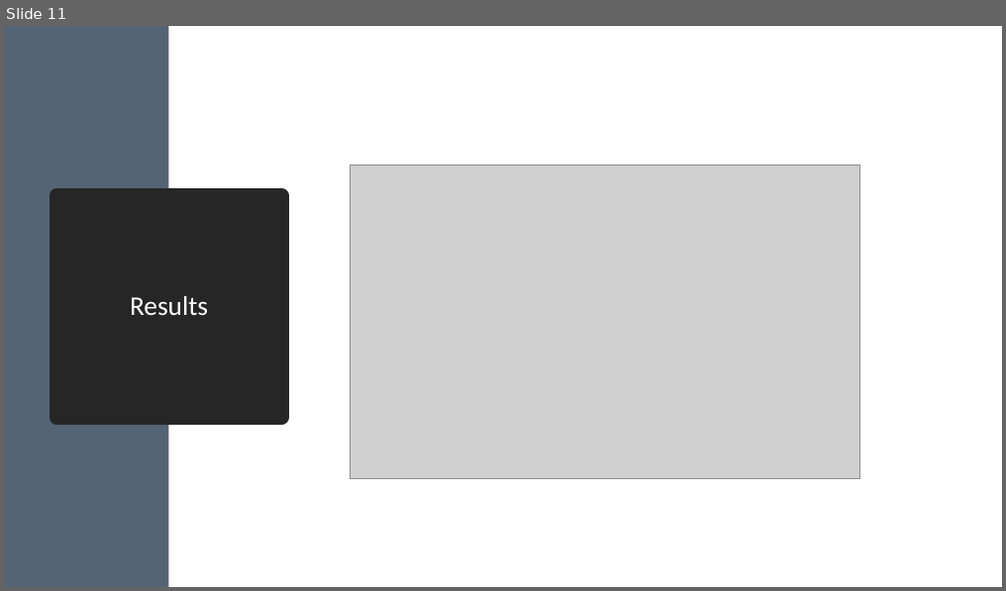
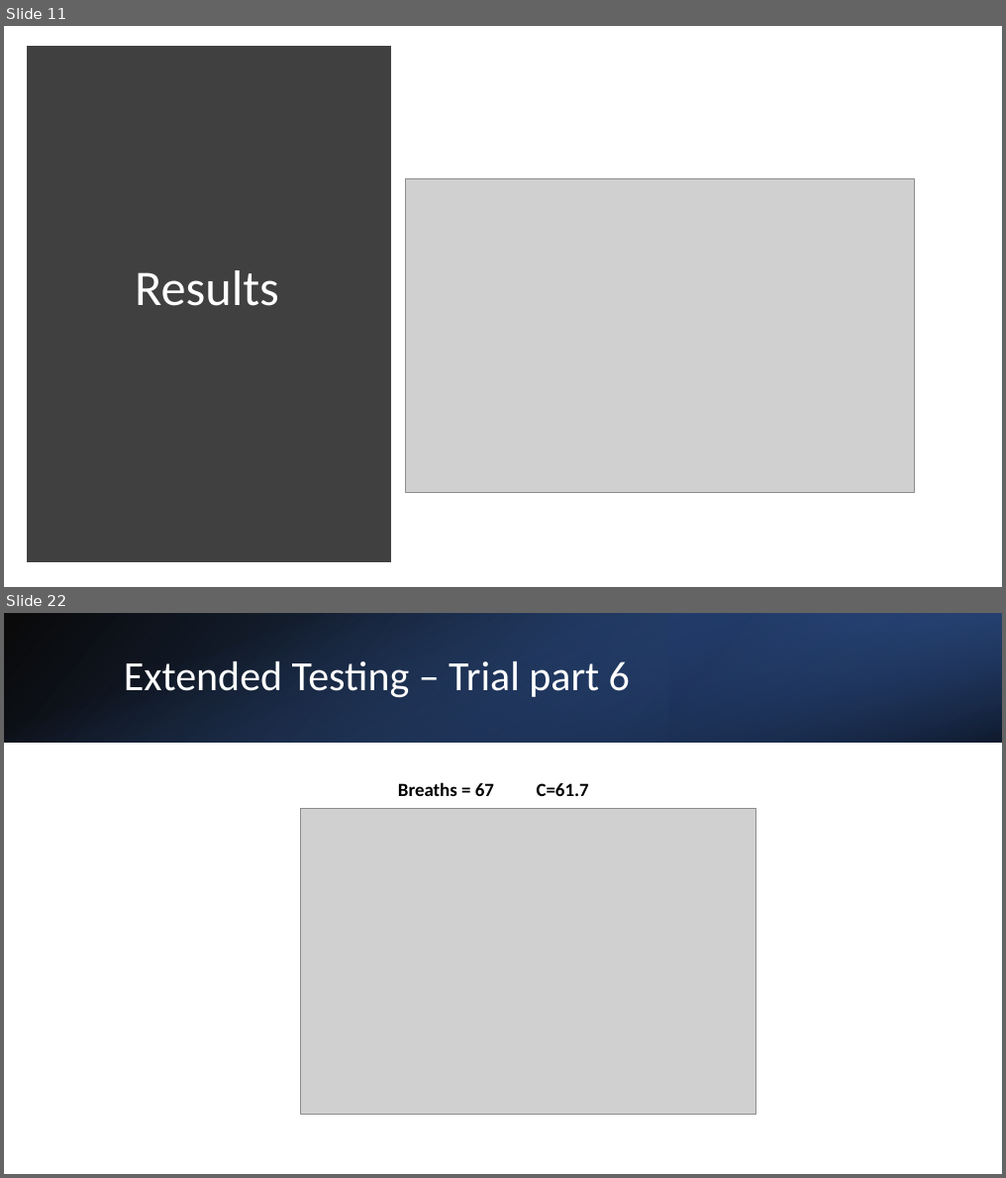
Before and after one commit to lleuch18/P9, a slide deck: Eksamensforberedelse/Fremlæggelse.pptx. Shown one above the other, each under a label of ours: slide 11 before the commit, slides 11 and 22 after it; the slides between them are not shown. The pictures are 1006x591 and 1006x1178 pixels, drawn with LibreOffice and Linux fonts; fonts in the diff are those of the drawing; grey boxes stand for pictures. Boxes give left, top, right and bottom in pixels: in the first picture for what was removed or moved away, otherwise in the second. Text is boxed around its words. In the diff, an @@ line names an element or a change of style, - is before the commit and + after.

```diff
--- a/Eksamensforberedelse/Fremlæggelse.pptx
+++ b/Eksamensforberedelse/Fremlæggelse.pptx
@@ slide 22 added at (x1=4, y1=613, x2=1002, y2=1174), background #FFFFFF @@
@@ rectangle added at (x1=4, y1=613, x2=1002, y2=742), fill gradient #000000 to #2F5597 @@
@@ rectangle added at (x1=4, y1=613, x2=1002, y2=742), fill gradient #4472C4 to #000000 @@
@@ rectangle added at (x1=669, y1=613, x2=1002, y2=742), fill gradient #203864 to #4472C4 @@
@@ title added at (x1=124, y1=662, x2=630, y2=698), 40 pt, text #FFFFFF @@
+Extended Testing – Trial part 6
@@ text added at (x1=398, y1=782, x2=589, y2=796), 18 pt, text #000000, bold @@
+Breaths = 67 C=61.7
@@ picture added at (x1=300, y1=808, x2=755, y2=1115) @@
@@ slide 11 changed as well @@
@@ rectangle removed at (x1=4, y1=26, x2=168, y2=587) @@
@@ rectangle added at (x1=32, y1=52, x2=386, y2=558), fill #404040, outline #404040 10 pt @@
@@ title "Results" resized from (x1=56, y1=196, x2=282, y2=417) to (x1=64, y1=86, x2=350, y2=493) @@
@@ title "Results" at (x1=64, y1=86, x2=350, y2=493): size 26 to 48 pt; fill #262626 to none; outline #262626 13.75 pt to none @@
@@ picture moved from (x1=350, y1=165, x2=859, y2=478) to (x1=405, y1=178, x2=915, y2=493) @@
```
Also in this commit, not shown: 10 other slides changed, 13 other slides added, 3 slides removed, 4 other files.
